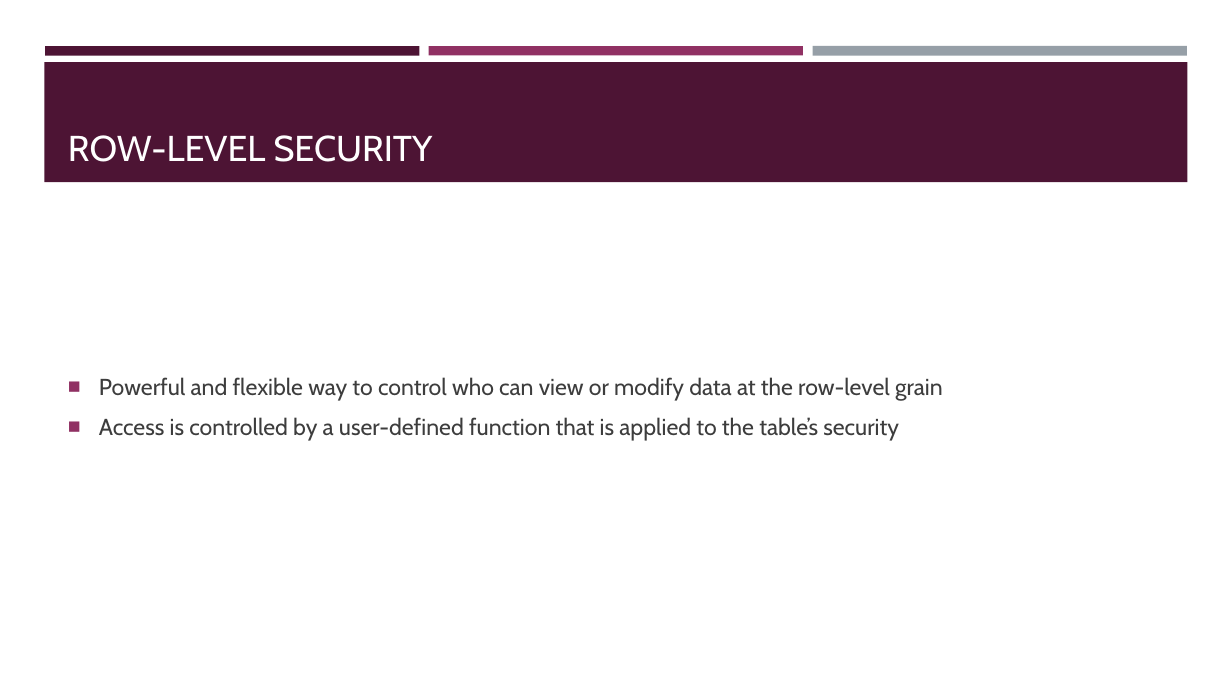
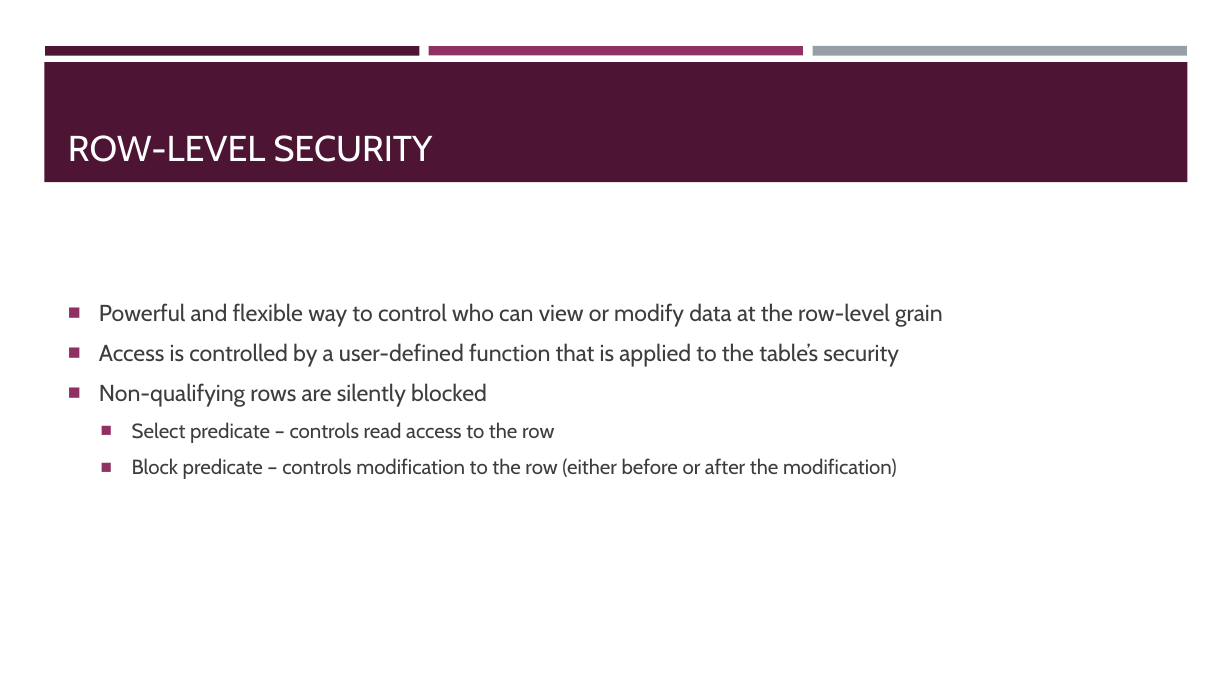
Before and after one commit to sqltran/SevenAwesomeSQLFeatures, a slide deck: slide 7 of AwesomeFreeSQLServerFeatures.pptx. Drawn at 1232x693 pixels with LibreOffice and Linux fonts; fonts in the diff are those of the drawing. Boxes give left, top, right and bottom in pixels: in the first picture for what was removed or moved away, otherwise in the second. Text is boxed around its words. In the diff, an @@ line names an element or a change of style, - is before the commit and + after.

```diff
--- a/AwesomeFreeSQLServerFeatures.pptx
+++ b/AwesomeFreeSQLServerFeatures.pptx
@@ text at (99, 383, 897, 479): paragraphs added @@
+■ Non-qualifying rows are silently blocked
+  ■ Select predicate – controls read access to the row
+  ■ Block predicate – controls modification to the row (either before or after the modification)
```
Also in this commit, not shown: 1 other slide changed.
